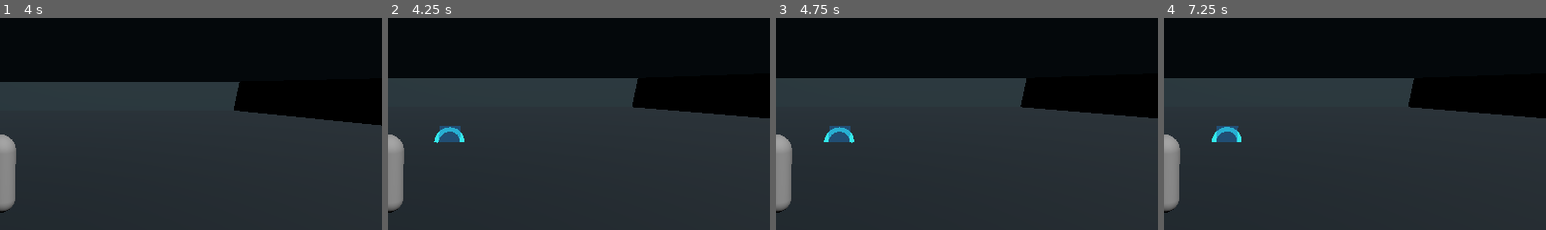
Above: before the commit, frames 1-4 (left to right).
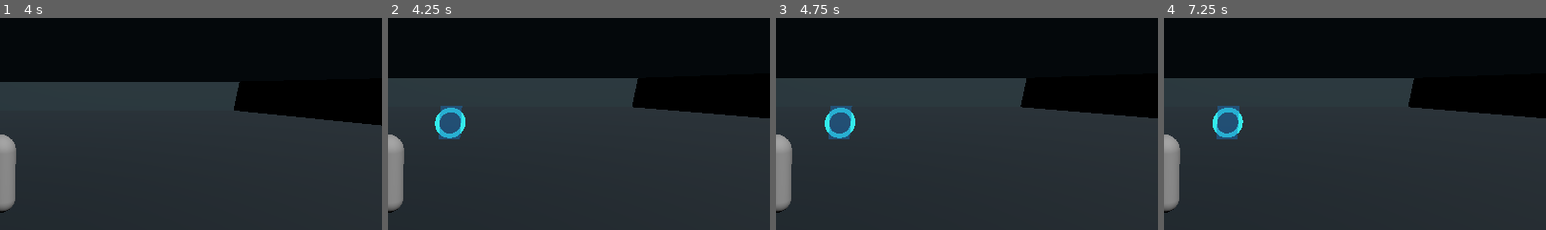
Above: after the commit, the same moments.

Repository: qaqp980520-prog/2126-Survival
Game: Godot game, scene res://prototypes/BackroomsPortalPlayground.tscn
Two runs of this game, one before a commit and one after it. Both use one fixed random seed, a clock stepped at 60 frames per second and the inputs below.
Inputs (mouse positions are % of the whole screen's width and height, from its top left):
- Up to frame 1 (4 s): tap Enter at 0.5, 3.5 s; move the mouse to (72, 44) at 0.52 s; hold D 0.53-1.25 s; hold R 0.53-1.25 s; click (72, 44) at 0.67 s; tap Space at 0.77, 2, 3.77 s; drag from (30, 54) to (45, 70) at 1.27 s; move the mouse to (60, 27) at 2.02 s; hold D 2.03-2.75 s; tap B at 2.1 s; drag from (45, 70) to (20, 34) at 2.77 s; move the mouse to (80, 65) at 3.52 s; hold A from 3.53 s (still down); tap H at 3.6 s
- Up to frame 2 (4.25 s): keep holding A
- Up to frame 3 (4.75 s): release A at 4.25 s; drag from (20, 34) to (35, 24) at 4.27 s
- Up to frame 4 (7.25 s): tap Space at 5, 6.77 s; move the mouse to (55, 49) at 5.02 s; hold S 5.03-5.75 s; tap E at 5.1 s; click (55, 49) at 5.17 s; drag from (35, 24) to (30, 54) at 5.77 s; tap Enter at 6.5 s; move the mouse to (72, 44) at 6.52 s; hold W from 6.53 s (still down); tap Keypad Enter at 6.6 s
The pictures show only the part of the screen within x 50-100%, y 16-66%; the shares and areas given below are measured in that part.

Frame 1 is identical in both runs. In frame 2, 1.0% of the frame differs, in the area x 12-21%, y 41-60%; in frame 3, 1.0%; in frame 4, 1.0%.

Commit message:
Center portal visual one metre above ground

Diff:
--- a/systems/BackroomsPortalVisual.gd
+++ b/systems/BackroomsPortalVisual.gd
@@ -24,7 +24,7 @@
     if not (saved_position is Vector2) or not is_finite(ground_y):
         return false
     portal_id = int(numeric_id)
-    global_position = Vector3(saved_position.x, ground_y, saved_position.y)
+    global_position = Vector3(saved_position.x, ground_y + 1.0, saved_position.y)
     return true
 
 func _on_body_entered(body: Node3D) -> void:
